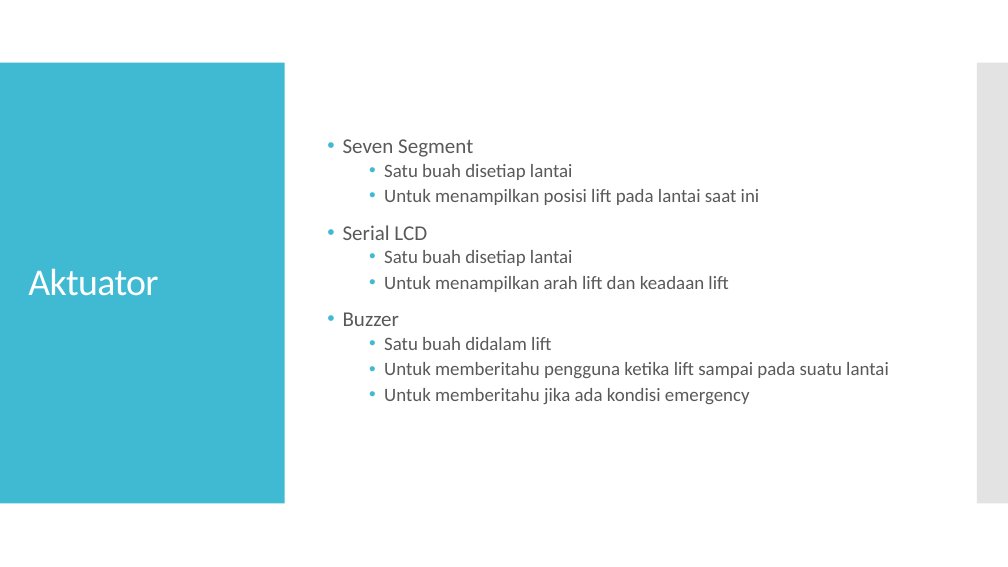
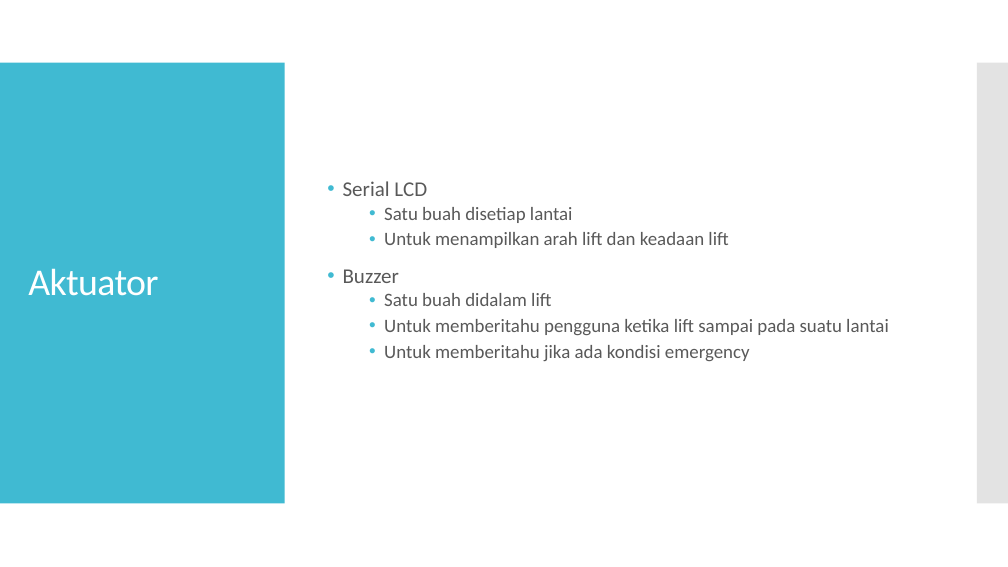
Before and after one commit to dillahstudent/TuBes_STL_K4, a slide deck: slide 4 of Tugas8_STL_Kelompok4.pptx. Drawn at 1008x567 pixels with LibreOffice and Linux fonts; fonts in the diff are those of the drawing. Boxes give left, top, right and bottom in pixels: in the first picture for what was removed or moved away, otherwise in the second. Text is boxed around its words. In the diff, an @@ line names an element or a change of style, - is before the commit and + after.

Commit message:
General update
Hapus temp/humidity sensor
Hapus seven segement
Tambah load cell untuk sensor berat
Hapus task temp/humidity sensor

```diff
--- a/Tugas8_STL_Kelompok4.pptx
+++ b/Tugas8_STL_Kelompok4.pptx
@@ text at (x1=343, y1=139, x2=760, y2=205): paragraphs removed @@
-• Seven Segment
-  • Satu buah disetiap lantai
-  • Untuk menampilkan posisi lift pada lantai saat ini
```
Also in this commit, not shown: 2 other slides changed.
